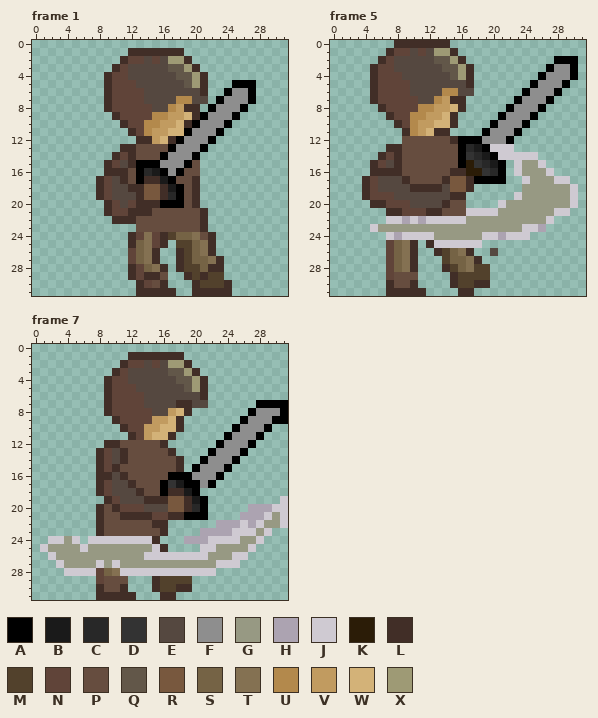
A pixel-art file gets an edit: Game Sprites/With new color/Sprite With Animation/Fixed/Attack 2(Melee)/Attack 2 - ii.aseprite. Above is the file before it was changed.
32x32 pixels, 7 frames. Colours within 5 levels of each other are drawn and written as one. Shown: frame 1, frame 5, frame 7. The commit also changed other frames, which this record leaves out.
Visible layers, top first: "Character 1/Effect", "Character 1/Right Hand", "Character 1/Weapon", "Character 1/Left Hand", "Character 1/Hair", "Character 1/Head", "Character 1/Body", "Character 1/Right leg", "Character 1/Left leg".
Palette (. is transparent): A #000000  B #1a1a1a  C #282828  D #333333  E #554840  F #8e8e8e  G #979983  H #aca3b1  J #cfcad2  K #2b1c07  L #412e27  M #52412c  N #604439  P #664d3f  Q #625749  R #78583e  S #756345  T #847152  U #b3894c  V #c19b60  W #d3b278  X #9e9a75
Pixels before, frame 1, first column x 8:
 1 ....LLLLLLL.........
 2 ...LNNENEXXL........
 3 ..LNEEEEEQQXL.......
 4 .LNNEEEEEEQQXL......
 5 .LNNNEEEEEEQXL...AAA
 6 .LNNNNEEEEEEEL..AFFA
 7 .LNNNNEEEEUUEE.AFFFA
 8 .LNNNNNEEUVLL.AFFFA.
 9 ..LNNNNUUVVWLAFFFA..
10 ...LNNUUVVWLAFFFA...
11 ....LNUVVWWAFFFA....
12 .....LLVWLAFFFA.....
13 ...LLPPPPAFFFA......
14 ..LNLPPPAFFFA.......
15 .LNELAAAFFFAP.......
16 .LLLPACBAFAPP.......
17 LNELPALLBAPPL.......
18 LNEELLRRLBAPL.......
19 LNEEELRRLCAPL.......
20 .LNENLLLAAAPL.......
21 .LNNLLLPPPPPPL......
22 ..LLLPPPPPPPPL......
23 .....PPPPPPPPL......
24 ....LNTNLMSSTPL.....
25 ....LSTNL.MMSTL.....
26 ....NSTL..LMSTL.....
27 ....NSTL..LMSSTL....
28 ....LNSTL.LMMSLL....
29 ....LNLLP..LMLMM....
30 .....LNPL...LMMML...
31 .....LLLLL..LLLLL...
Pixels before, frame 5, first column x 4:
 0 ....LLLLLLL................
 1 ...LNNENEXXL...............
 2 ..LNEEEEEQQXL...........AAA
 3 .LNNEEEEEEQQXL.........AFFA
 4 .LNNNEEEEEEQXL........AFFFA
 5 .LNNNNEEEEEEEL.......AFFFA.
 6 .LNNNNEEEEUUEE......AFFFA..
 7 .LNNNNNEEUVLL......AFFFA...
 8 ..LNNNNUUVVWL.....AFFFA....
 9 ...LNNUUVVWL.....AFFFA.....
10 ....LNUVVWWL....AFFFA......
11 .....LUVWLL....AFFFA.......
12 .....PPPPPPLAAAFFFA........
13 ...LLPPPPPPPACBAJJJ........
14 ..LNLPPPPPPPADCBAJJJJJ.....
15 .LNELPPPPPPPAKDCBA.JGGJ....
16 .LLLLPPPPPPLLKKDCA.JGGGJ...
17 LNEEELPPPPLRRLAAAA..JGGGJJ.
18 LNEEEELLLLERRL......GGGGGGJ
19 LNNNEEEEEEELL......JGGGGGGJ
20 .LLNNNEEEELPP....JGGGGGGGGJ
21 ...LLNNNLLPPPJJJJGGGGGGGJJ.
22 ...JJHJHJJJJJGGGGGGGGGGJ...
23 .JGGGGGGGGGGGGGGGGGGJJH....
24 ...JHJJJJGGGGGGJJHJJJ......
25 ...NSTL.LJJJJJJ............
26 ...NSTL..LMSTL..E..........
27 ...NSTL...MSSTL............
28 ...NSTL...LMSTMM...........
29 ...NPPP....LMMMM...........
30 ...LPPL....LMMLL...........
31 ...LLLLL....LL.............
Pixels before, frame 7, first column x 1:
 1 ...........LLLLLLL.............
 2 ..........LNNENEXXL............
 3 .........LNEEEEEQQXL...........
 4 ........LNNEEEEEEQQXL..........
 5 ........LNNNEEEEEEQXL..........
 6 ........LNNNNEEEEEEEL..........
 7 ........LNNNNEEEELLEE......AAAA
 8 ........LNNNNNEEVWL.......AFFFA
 9 .........LNNNNVVWL.......AFFFAA
10 ..........LNNVVWWL......AFFFA..
11 ...........LNVWWL......AFFFA...
12 ........LLPPPPPL......AFFFA....
13 .......LNELPPPPPL....AFFFA.....
14 .......LNELPPPPPPL..AFFFA......
15 .......LNLPPPPPPPL.AFFFA.......
16 .......LLELPPPPPAAAFFFA........
17 .......LNEELPPPADBAAFA.........
18 .......LNEEELPPALLBA...........
19 ........LNEEELLLRRLBA.........J
20 .......LPLNNNEEERRLCA.....HHHJJ
21 .......LPPLLLLNNLLAAA....HHHJGJ
22 .......LPPPPPPLL......HHHJHJGGJ
23 .......LPPPPPPPL....HHHHJJJGJ..
24 .JJGJ.JJJJJJJJL...HHHJJJJGGJ...
25 JGGGGJGGGGGGGGJL....JJGGGGJ....
26 .JGGGGGGGGGGGJJJJJJJJGGGJJ.....
27 ..JGGGGJGJGGGGGGGGGGGGJJJ......
28 ...JJJJNSTJJJJJJJJJJJJ.........
29 .......NPPP...LMMMM............
30 .......LPPL...LMMLL............
31 .......LLLLL...LL..............
Once edited:
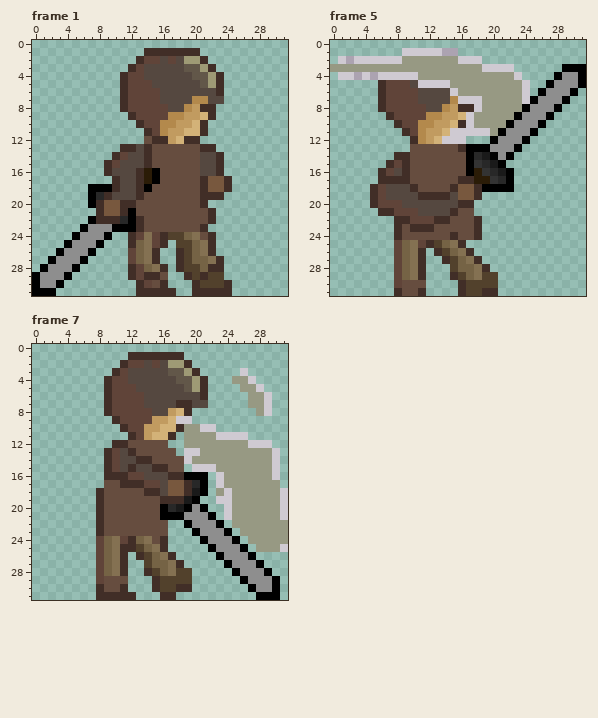
Change:
Changed rows in their new state; - is an unchanged pixel.
Frame 1:
first column x 0:
 1 ------------..-----LL-------
 2 -----------..LN--NEXXL------
 3 ----------..LN---EEQQXL-----
 4 ---------..LNN----EEQQXL----
 5 ---------..L-NN----EEQXL-...
 6 ---------..L--NN-----EEL....
 7 ---------..L--NN--EEUUEE....
 8 ---------..L---NNEEUVLL....-
 9 ----------..L--NNUUVVWL...--
10 -----------..LNNUUVVWL...---
11 ------------..LNUVVWWL..----
12 -------------.PLLVWLL..-----
13 -------------EL--PPPPLL-----
14 ------------EEL-PPPPPEEL----
15 ------------EELPPPPP-EEL----
16 ----------EEELKAPPP--EEL----
17 --------..LEELKAPP--PLRRL---
18 -------AAAL-E-APPPP-PLRRL---
19 -------ACL----PPPPP-PLLL----
20 -------ALRRLLPPPPPP-PL------
21 --------LRRLAPP------PL-----
22 -------ALL-CAL-------PL-----
23 ------AFFFAAAL--------------
24 -----AFFFA--------M---------
25 ----AFFFA-------------------
26 ---AFFFA--------------------
27 --AFFFA---------------------
28 -AFFFA----------------------
29 AFFFA-----------------------
30 AFFA------------------------
31 AAA-------------------------
Frame 5:
first column x 0:
 0 --------.......-----------------
 1 -------..JJJJJHH----------------
 2 -JHJJJJJJGGGGGGGJJJ---------...-
 3 GGGGGGGGGGGGGGGGGGGJJJJ----..A-A
 4 -JJHJHJJJJJGGGGGGGGGGGGJ--..A-FA
 5 -----.L----JJJJGGGGGGGGGJ..A-FFA
 6 -----.L---N---EJGGGGGGGGJ.A-FFA-
 7 -----.L------EEUJJJGGGGGJA-FFA--
 8 -----------NEEUV-LJGGGGGA-FFA---
 9 ----------NNUUVVWJGGGGGA-FFA----
10 ----------NUUVVWLJGGGGA-FFA-----
11 ----------NUVVWJJJJJGA-FFA------
12 ---------.LUVWJJJ...A-FFA-------
13 -------...------LAA-FFFA--------
14 ------..-L------PA---FA...------
15 -----..LNL------PA-----....-----
16 -----.-NEL-----PPA---BA.....----
17 ----..LLL-----PPL-KKDCA-......--
18 ----.LN----PPPPL-RLAAAA-.......-
19 ----.L-E---LLLLERRL----........-
20 ------N--E----EELL---..........-
21 ------L-N--EEEEL-P............--
22 -------.LLNNNLLPPPL.........----
23 -----...LPLLLPPPPPL........-----
24 -------.LPPPPPPLPPL......-------
25 -------.NSTN-MSTL..-------------
26 -------.NSTL--------.-----------
27 -------.NSTL--LM----------------
28 -------.NSTL--.--STL------------
29 -------.NSTL-----ST-M-----------
30 -------.N-PP---.L-MMM-----------
31 -------.-PP------MMLL-----------
Frame 7:
first column x 1:
 3 -------------------------J-----
 4 ------------------------GGJ----
 5 -------------------------GGJ---
 6 --------------------------GGJ--
 7 --------------------------GGJ..
 8 --------------------------.GJ..
 9 -----------------JJ------......
10 ------------------GGJJ--.....--
11 ------------------GGGGJJJJ..---
12 --------.-L----P--GGGGGGGGJJJ--
13 -------.LNEL----P-JJGGGGGGGGGJ-
14 -------.LNEELL---PJGGGGGGGGGGJ-
15 -------.LNELEELL-P-JJJGGGGGGGJ-
16 -------.-L-NNEEELL-AA.JGGGGGGJ-
17 -------.PPL-LNNERRLCA.JGGGGGGG-
18 --------PPPPPLLERRLBA-GJGGGGGGJ
19 -------LPPPPPPP-LLBA.-JJGGGGGG-
20 ---------PPPPPPACBAF---JGGGGGG-
21 ----------PPPPPAAAFFFA-JGGGGG--
22 --------------PP--AFFFA.GGGG--G
23 ---------------P---AFFFA.GG-GGG
24 -....-.NSTNLSTPL--..AFFFA.-GGGG
25 .......NSTLLMST-----.AFFFA.GGGJ
26 -......NSTL.LMSTL.....AFFFA----
27 --.....NSTL..MSSTL.....AFFFA---
28 ---....---L..LMSTMM...--AFFFA--
29 -------------------------AFFFA-
30 --------------------------AFFA-
31 ---------------------------AAA-
